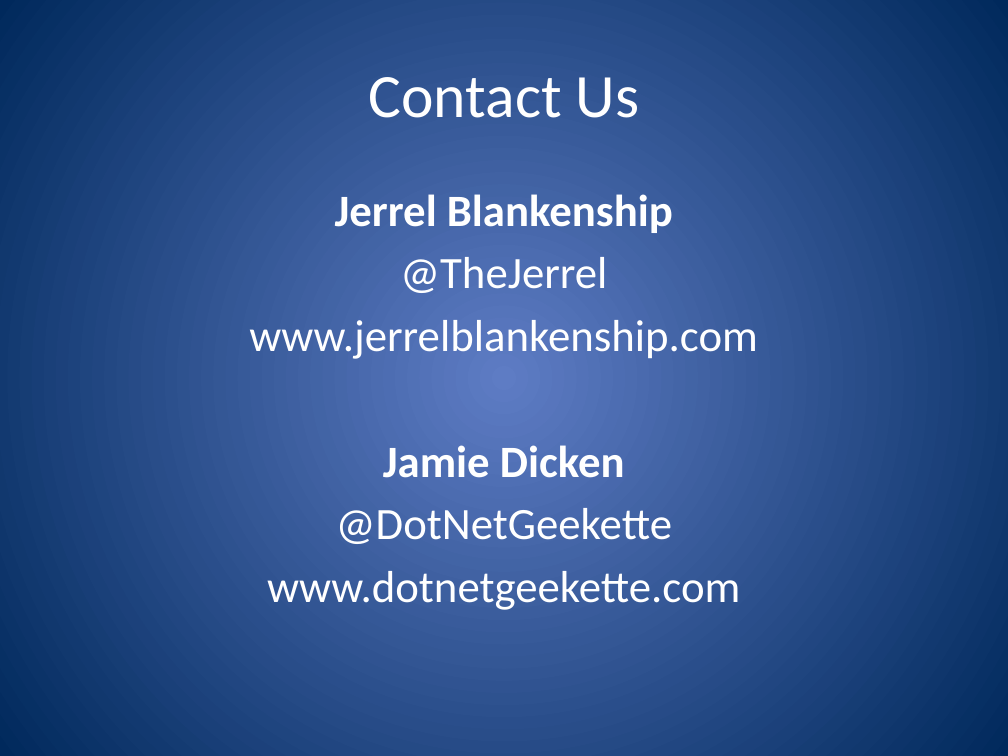
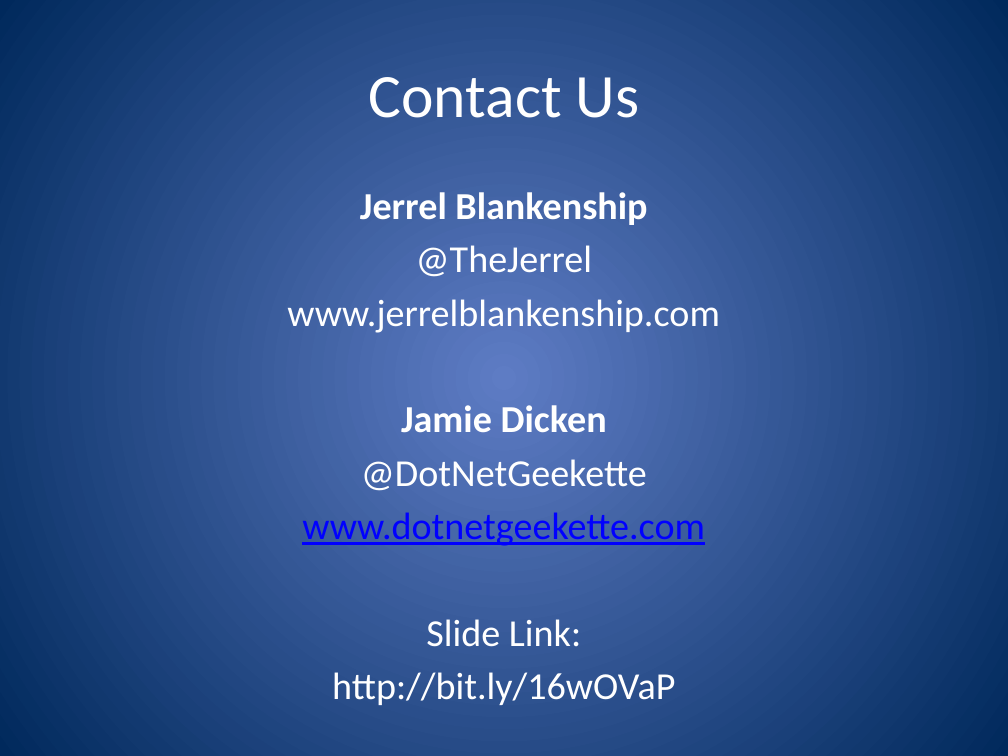
Before and after one commit to jerrelblankenship/Presentations, a slide deck: slide 16 of JointSpeakerTalks/PhoneGapXamarin/M3Conf2013/PhoneGap and Xamarin.pptx. Drawn at 1008x756 pixels with LibreOffice and Linux fonts; fonts in the diff are those of the drawing. Boxes give left, top, right and bottom in pixels: in the first picture for what was removed or moved away, otherwise in the second. Text is boxed around its words. In the diff, an @@ line names an element or a change of style, - is before the commit and + after.

Commit message:
Some slide changes

```diff
--- a/JointSpeakerTalks/PhoneGapXamarin/M3Conf2013/PhoneGap and Xamarin.pptx
+++ b/JointSpeakerTalks/PhoneGapXamarin/M3Conf2013/PhoneGap and Xamarin.pptx
@@ text at bbox=[287, 192, 720, 546]: size 32 to 27.2 pt in "Jerrel Blankenship", "@TheJerrel", "www.jerrelblankenship.com", "Jamie Dicken" and 2 more places; text colour #FFFFFF to #0000FF, underline on in "www.dotnetgeekette.com" @@
@@ text at bbox=[332, 619, 675, 705]: paragraphs added @@
+Slide Link:
+http://bit.ly/16wOVaP
```
